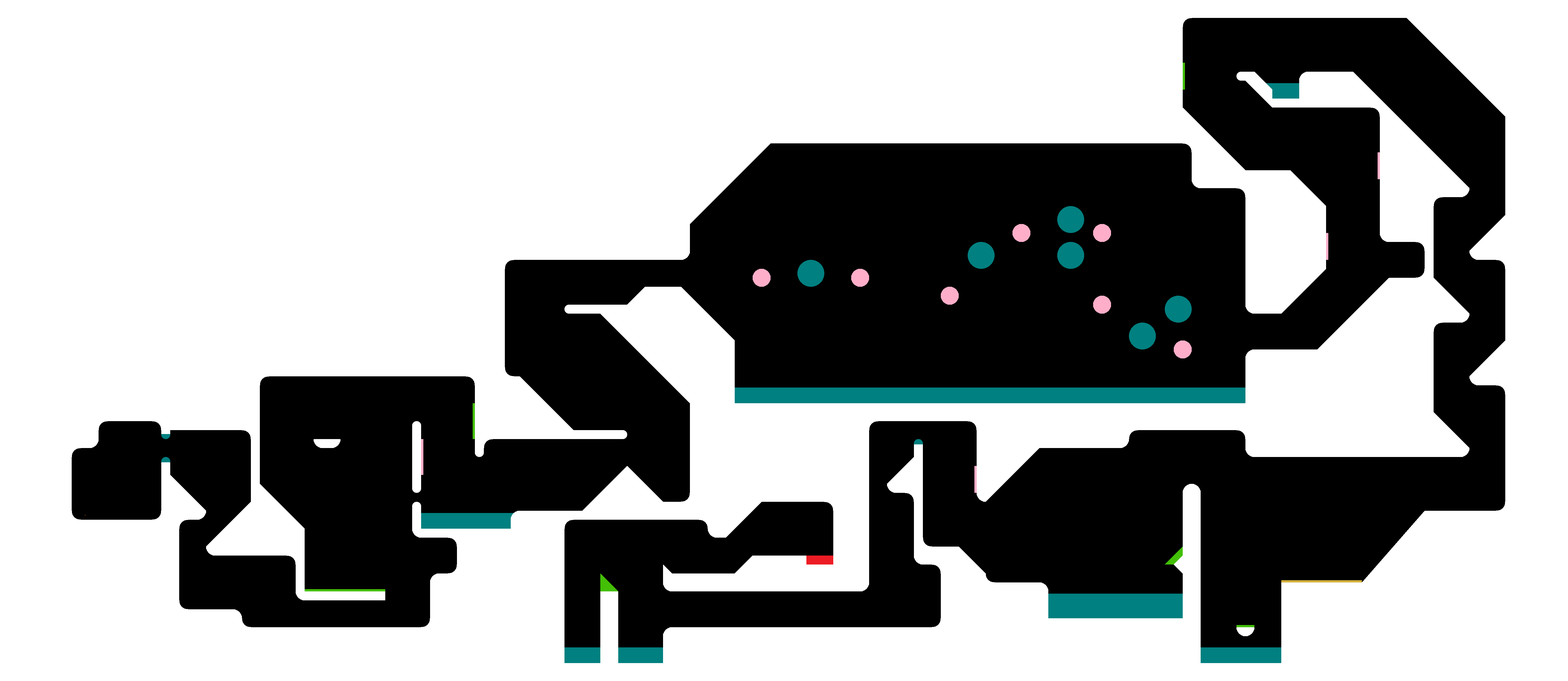
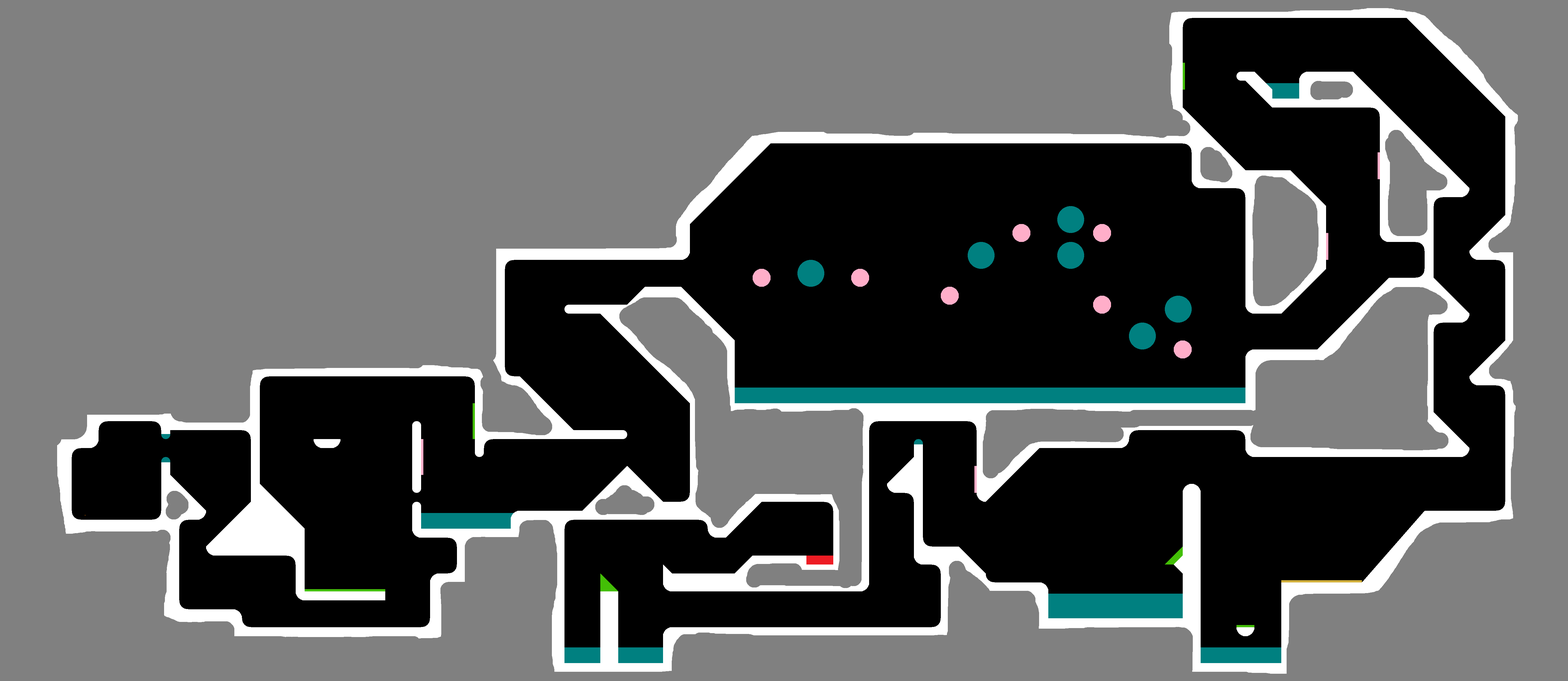
Two versions of the same layered image (w=1568, h=681). Layer-by-layer changes:
added layer "ignore" above "white" over [0, 0, 1568, 681]
